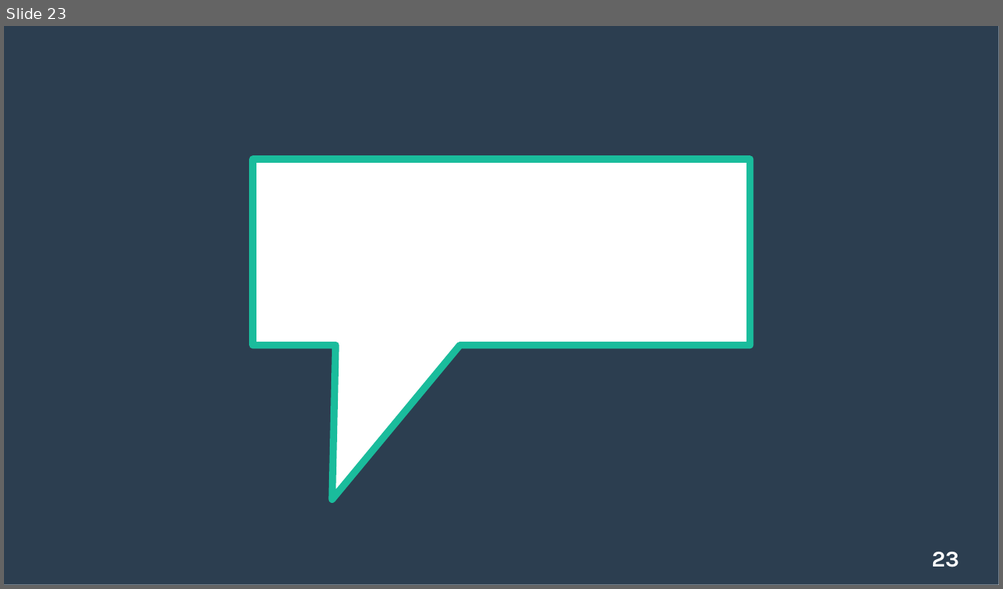
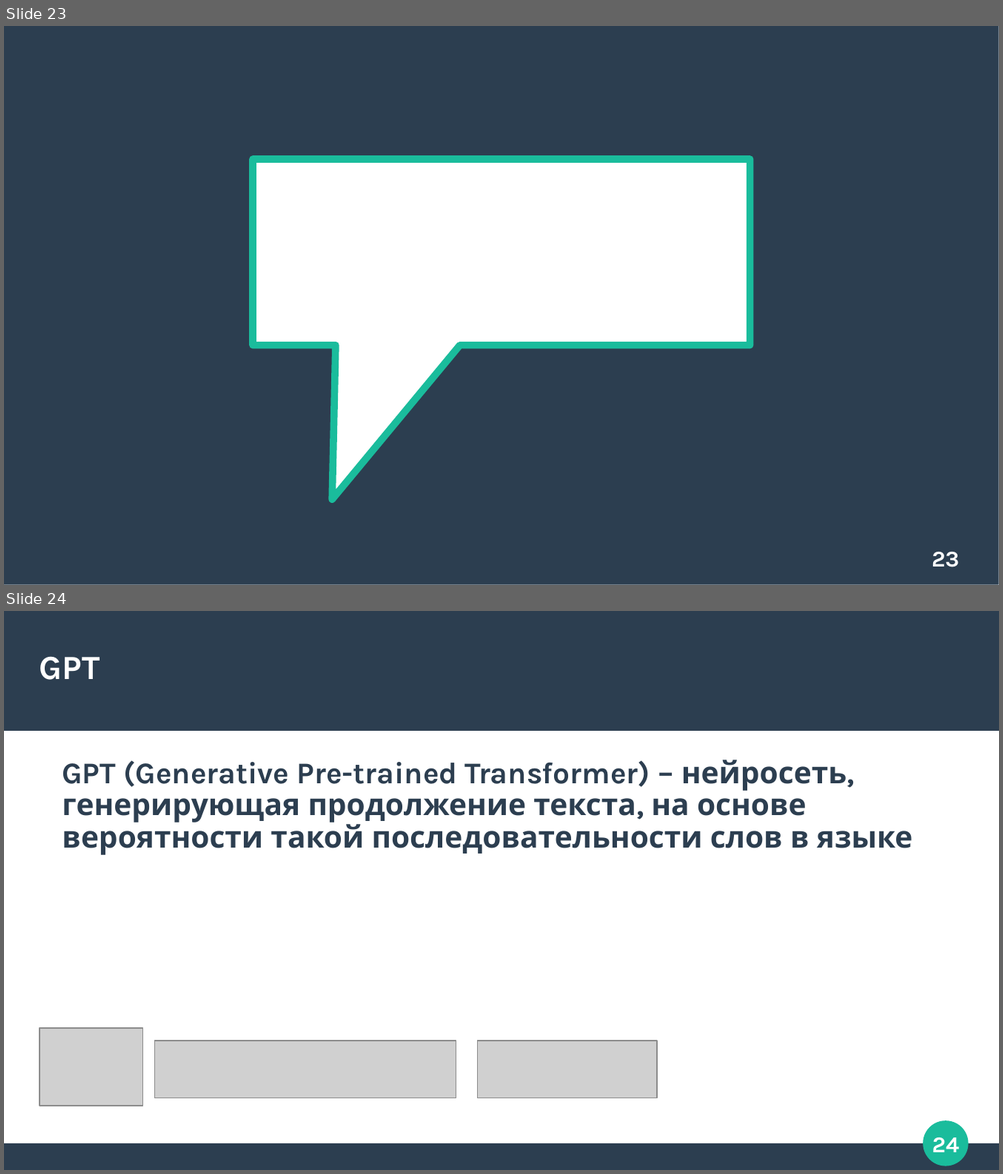
Before and after one commit to Zorinal/FilmBot, a slide deck: Трансфомеры.pptx. Shown one above the other, each under a label of ours: slide 23 before the commit, slides 23 and 24 after it. The pictures are 1003x589 and 1003x1174 pixels, drawn with LibreOffice and Linux fonts; fonts in the diff are those of the drawing; grey boxes stand for pictures. Boxes give left, top, right and bottom in pixels: in the first picture for what was removed or moved away, otherwise in the second. Text is boxed around its words. In the diff, an @@ line names an element or a change of style, - is before the commit and + after.

```diff
--- a/Трансфомеры.pptx
+++ b/Трансфомеры.pptx
@@ slide 24 added at (4, 611, 999, 1170), background #FFFFFF @@
@@ rectangle added at (4, 611, 999, 731), fill #2C3E50 @@
@@ title added at (40, 656, 100, 680), 27 pt, text #FFFFFF, bold @@
+GPT
@@ text added at (62, 760, 913, 855), 24 pt, text #2C3E50, bold @@
+GPT (Generative Pre-trained Transformer) – нейросеть, генерирующая продолжение текста, на основе вероятности такой последовательности слов в языке
@@ picture added at (40, 1029, 142, 1107) @@
@@ picture added at (155, 1042, 456, 1099) @@
@@ picture added at (478, 1042, 657, 1099) @@
@@ ellipse added at (924, 1122, 968, 1166), fill #1ABC9C, outline #1ABC9C 0.85 pt @@
@@ page number added at (932, 1138, 959, 1153), 18 pt, text #FFFFFF, bold @@
+24
@@ rectangle added at (4, 1145, 999, 1170), fill #2C3E50 @@
```
Also in this commit, not shown: 2 slides changed, 3 other slides added.
